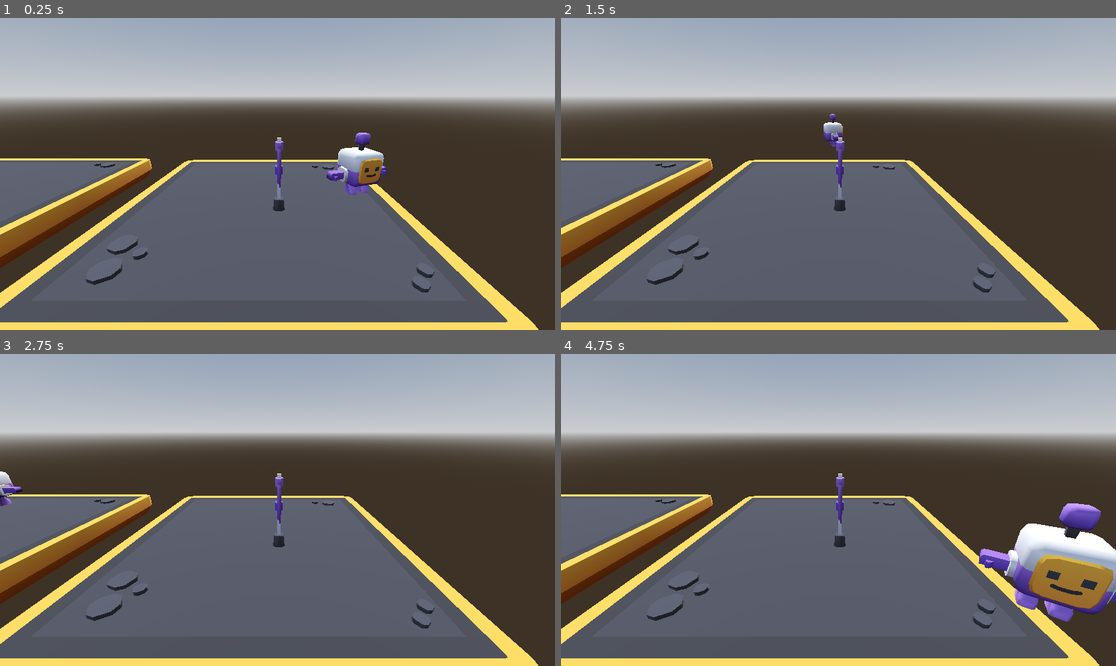
Above: before the commit, frames 1-4 (two rows, left to right).
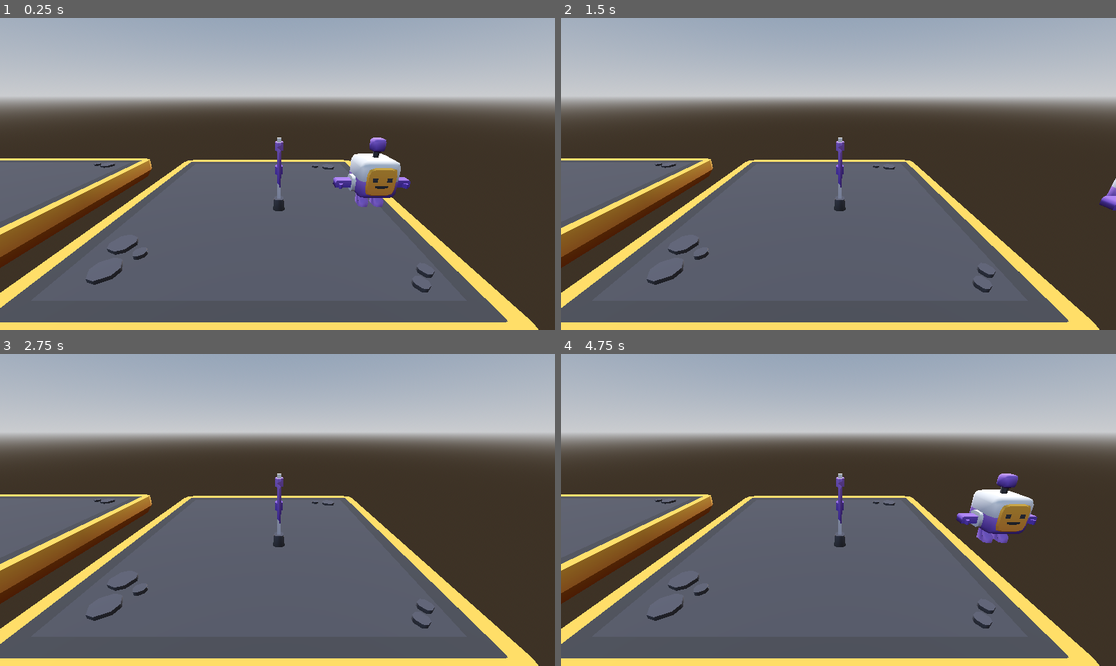
Above: after the commit, the same moments.

Repository: najmam/cours-godot3d-2025-09
Game: Godot game, scene res://racine.tscn
The game is run twice, just before and just after one commit, with the same random seed, the same clock (stepped at 60 frames per second) and the same inputs.
Inputs:
- Up to frame 1 (0.25 s): no input
- Up to frame 2 (1.5 s): hold D (player_right) 0.53-1.28 s; hold S (player_down) from 1.28 s (still down)
- Up to frame 3 (2.75 s): release S (player_down) at 2.03 s; hold D (player_right) from 2.03 s (still down)
- Up to frame 4 (4.75 s): release D (player_right) at 2.78 s; hold W (player_up) 2.78-3.53 s; tap Enter at 3.5 s; hold A (player_left) from 3.53 s (still down)

The runs differ from the first frame. In frame 1, 2.0% of the frame differs, in the area x 58-74%, y 36-61%; in frame 2, 0.4%; in frame 3, 0.2%; in frame 4, 7.2%, in the area x 71-100%, y 38-86%.

Commit message:
exo 1 : perso doit regarder où il va

Diff:
--- a/jeu.gd
+++ b/jeu.gd
@@ -7,7 +7,6 @@
 
 func _process(delta: float) -> void:
 	# print("temps écoulé depuis la dernière frame : ", delta)
-
 	var personnage = %character
 
 	var vitesse = Vector3(0,0,0)
@@ -19,4 +18,6 @@
 	var deplacement = VALEUR_VITESSE * vitesse * delta
 	personnage.position = personnage.position + deplacement
 
-	$deplacement_perso.rotation.y += 0.02
+	var orientation = 0
+
+	%character.rotation_degrees.y = orientation
